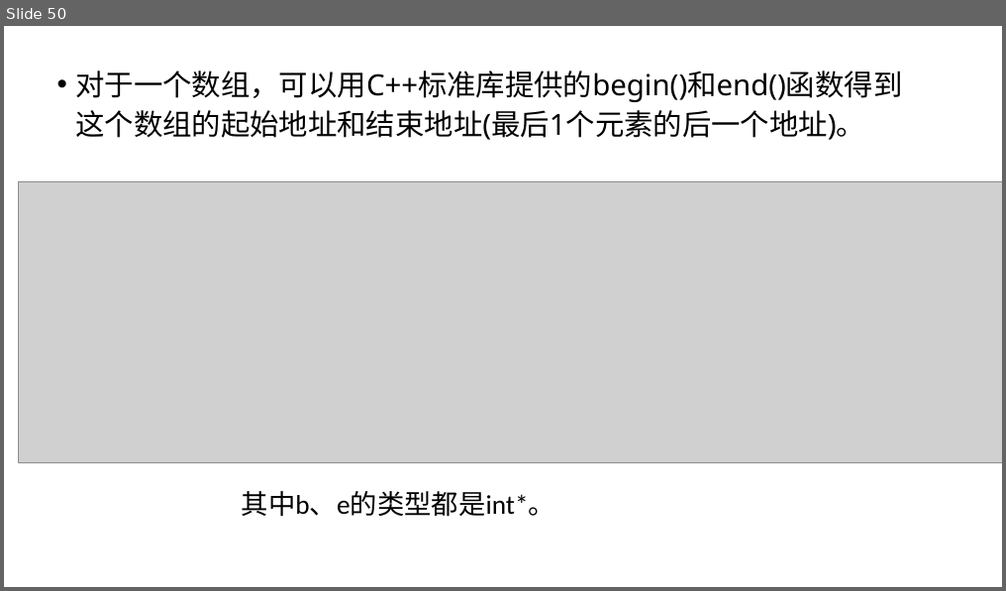
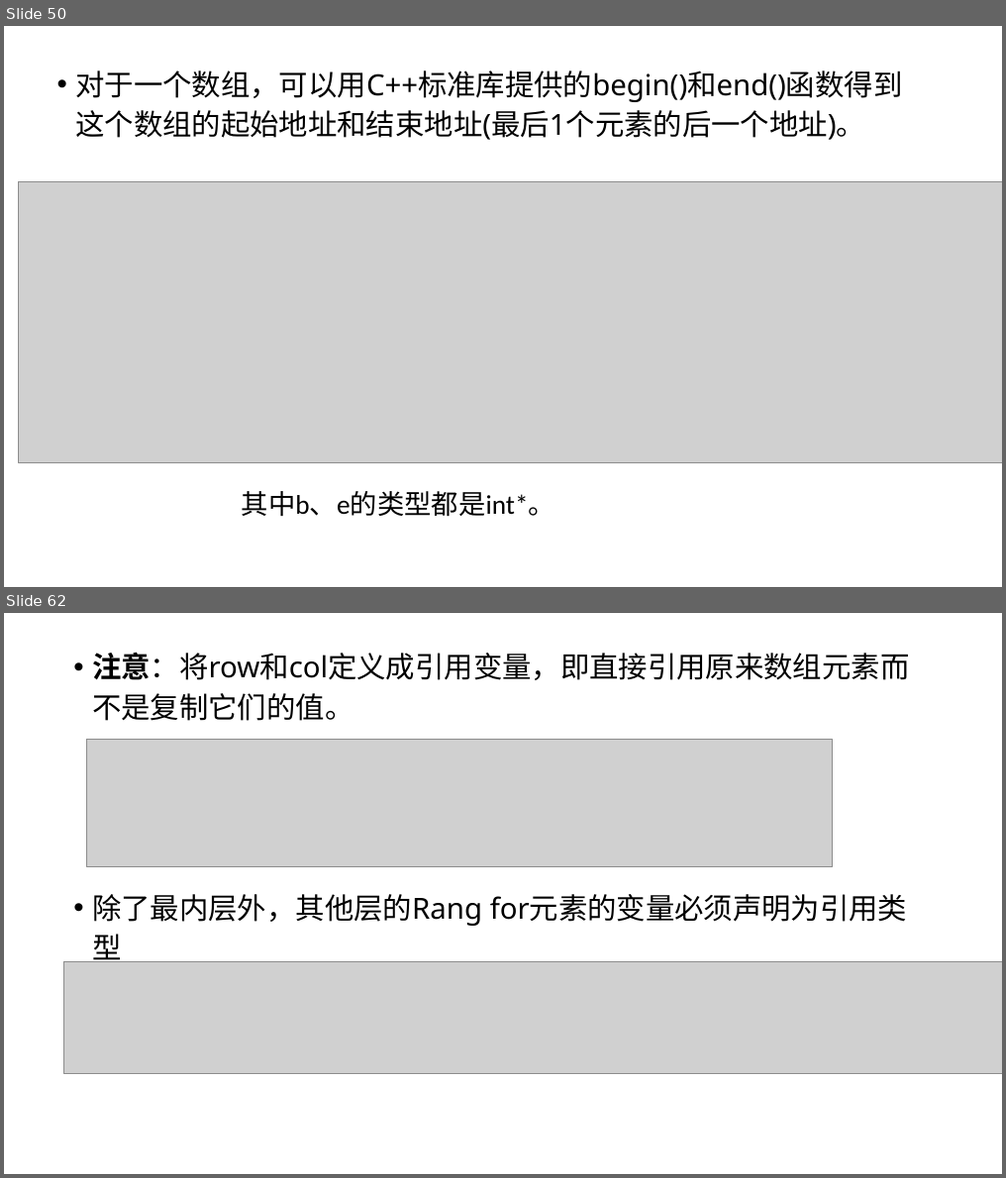
Before and after one commit to hwdong-net/cplusplus17, a slide deck: ppt/第5章 复合类型.pptx. Shown one above the other, each under a label of ours: slide 50 before the commit, slides 50 and 62 after it; the slides between them are not shown. The pictures are 1006x591 and 1006x1178 pixels, drawn with LibreOffice and Linux fonts; fonts in the diff are those of the drawing; grey boxes stand for pictures. Boxes give left, top, right and bottom in pixels: in the first picture for what was removed or moved away, otherwise in the second. Text is boxed around its words. In the diff, an @@ line names an element or a change of style, - is before the commit and + after.

```diff
--- a/ppt/第5章 复合类型.pptx
+++ b/ppt/第5章 复合类型.pptx
@@ slide 62 added at box(4, 613, 1002, 1174), background #FFFFFF @@
@@ text added at box(92, 652, 909, 926), 28 pt, text #000000 @@
+• 注意：将row和col定义成引用变量，即直接引用原来数组元素而不是复制它们的值。
+• 除了最内层外，其他层的Rang for元素的变量必须声明为引用类型
@@ picture added at box(87, 740, 833, 867) @@
@@ picture added at box(63, 961, 1002, 1074) @@
```
Also in this commit, not shown: 20 other slides added.
